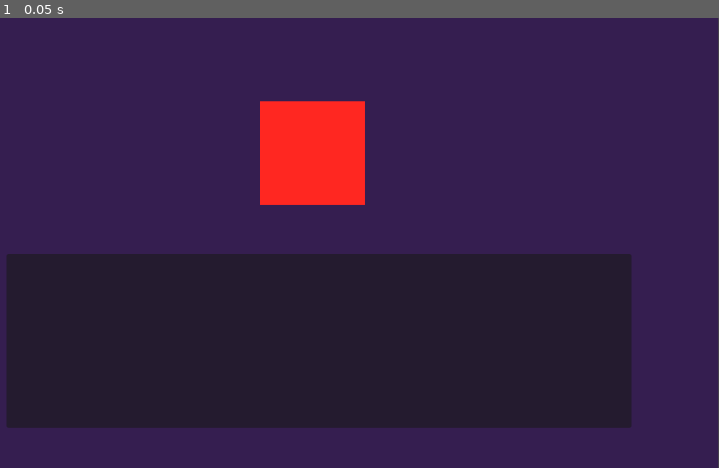
Above: before the commit, frame 1.
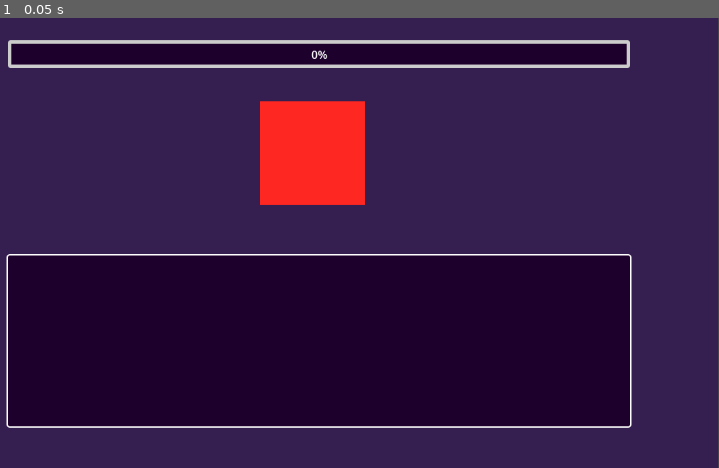
Above: after the commit, the same moment.

Repository: GuilhermeJuventino/Masking-Simulator-Prototype
Game: Godot game, scene res://Scenes/Game.tscn
Same seed, same stepped clock (60 frames per second), same inputs: the game is played once before the commit and once after it.
Inputs:
- Up to frame 1 (0.05 s): no input

The runs differ from the first frame. In frame 1, 39% of the frame differs, in the area x 0-88%, y 4-92%.

Commit message:
More tweaks to game window

Diff:
--- a/Scenes/Game.tscn
+++ b/Scenes/Game.tscn
@@ -1,4 +1,39 @@
-[gd_scene format=3 uid="uid://dki8vp44q76mj"]
+[gd_scene load_steps=7 format=3 uid="uid://dki8vp44q76mj"]
+
+[sub_resource type="StyleBoxFlat" id="StyleBoxFlat_nc4bs"]
+bg_color = Color(0.113725, 0, 0.168627, 1)
+border_width_left = 5
+border_width_top = 5
+border_width_right = 5
+border_width_bottom = 5
+corner_radius_top_left = 3
+corner_radius_top_right = 3
+corner_radius_bottom_right = 3
+corner_radius_bottom_left = 3
+
+[sub_resource type="StyleBoxFlat" id="StyleBoxFlat_h7pdl"]
+bg_color = Color(0.113725, 0, 0.168627, 1)
+border_width_left = 2
+border_width_top = 2
+border_width_right = 2
+border_width_bottom = 2
+border_color = Color(1, 1, 1, 1)
+corner_radius_top_left = 4
+corner_radius_top_right = 4
+corner_radius_bottom_right = 4
+corner_radius_bottom_left = 4
+
+[sub_resource type="RectangleShape2D" id="RectangleShape2D_wix54"]
+size = Vector2(905, 16)
+
+[sub_resource type="RectangleShape2D" id="RectangleShape2D_dy4f5"]
+size = Vector2(905, 14)
+
+[sub_resource type="RectangleShape2D" id="RectangleShape2D_67mp5"]
+size = Vector2(11, 258)
+
+[sub_resource type="RectangleShape2D" id="RectangleShape2D_8gja6"]
+size = Vector2(11, 255)
 
 [node name="Game" type="Node2D"]
 
@@ -21,13 +56,19 @@
 offset_right = 1151.0
 offset_bottom = 646.0
 
-[node name="VBoxContainer" type="VBoxContainer" parent="UI"]
+[node name="ProgressBar" type="ProgressBar" parent="UI"]
 layout_mode = 1
-anchors_preset = 15
-anchor_right = 1.0
-anchor_bottom = 1.0
+anchors_preset = 5
+anchor_left = 0.5
+anchor_right = 0.5
+offset_left = -447.5
+offset_top = 32.0
+offset_right = 448.5
+offset_bottom = 72.0
 grow_horizontal = 2
-grow_vertical = 2
+theme_override_colors/font_color = Color(1, 1, 1, 1)
+theme_override_colors/font_outline_color = Color(0, 0, 0, 1)
+theme_override_styles/background = SubResource("StyleBoxFlat_nc4bs")
 
 [node name="ReferenceRect" type="ReferenceRect" parent="UI"]
 custom_minimum_size = Vector2(900, 200)
@@ -53,3 +94,25 @@
 anchor_bottom = 1.0
 grow_horizontal = 2
 grow_vertical = 2
+theme_override_styles/panel = SubResource("StyleBoxFlat_h7pdl")
+
+[node name="StaticBody2D" type="StaticBody2D" parent="UI/ReferenceRect"]
+position = Vector2(10.5, -4)
+collision_layer = 8
+collision_mask = 3
+
+[node name="CollisionShape2D" type="CollisionShape2D" parent="UI/ReferenceRect/StaticBody2D"]
+position = Vector2(439.5, -2)
+shape = SubResource("RectangleShape2D_wix54")
+
+[node name="CollisionShape2D2" type="CollisionShape2D" parent="UI/ReferenceRect/StaticBody2D"]
+position = Vector2(439.5, 259)
+shape = SubResource("RectangleShape2D_dy4f5")
+
+[node name="CollisionShape2D3" type="CollisionShape2D" parent="UI/ReferenceRect/StaticBody2D"]
+position = Vector2(-13.5, 127)
+shape = SubResource("RectangleShape2D_67mp5")
+
+[node name="CollisionShape2D4" type="CollisionShape2D" parent="UI/ReferenceRect/StaticBody2D"]
+position = Vector2(892.5, 128.5)
+shape = SubResource("RectangleShape2D_8gja6")
--- a/project.godot
+++ b/project.godot
@@ -62,6 +62,12 @@
 ]
 }
 
+[layer_names]
+
+2d_physics/layer_1="Player"
+2d_physics/layer_2="Enemy"
+2d_physics/layer_4="Wall"
+
 [rendering]
 
 renderer/rendering_method="gl_compatibility"
